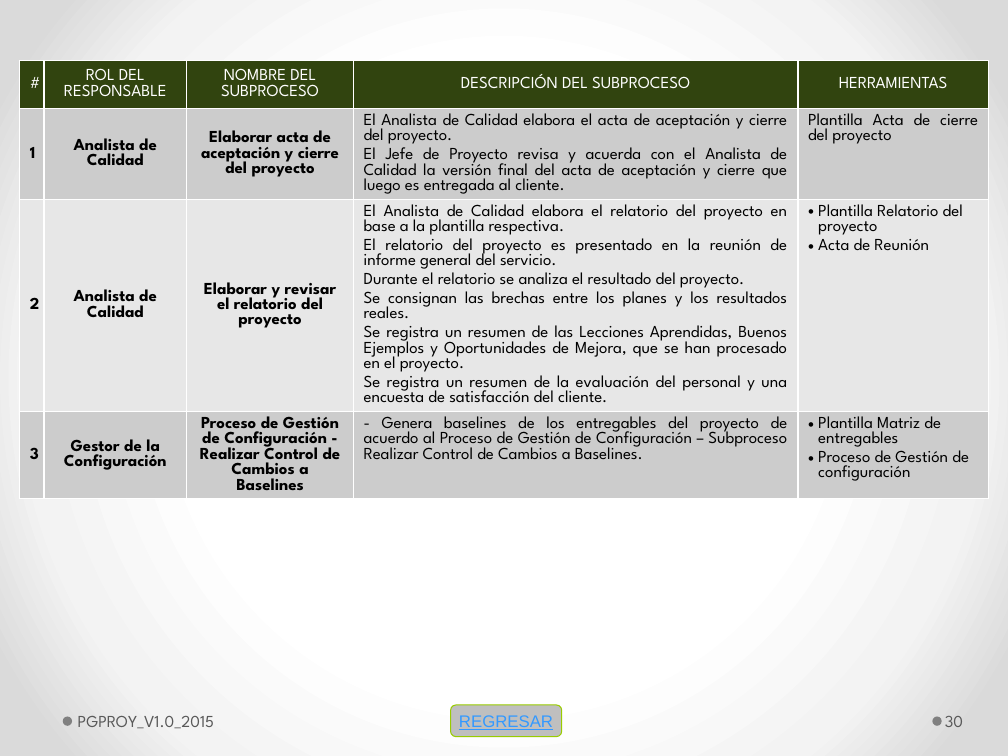
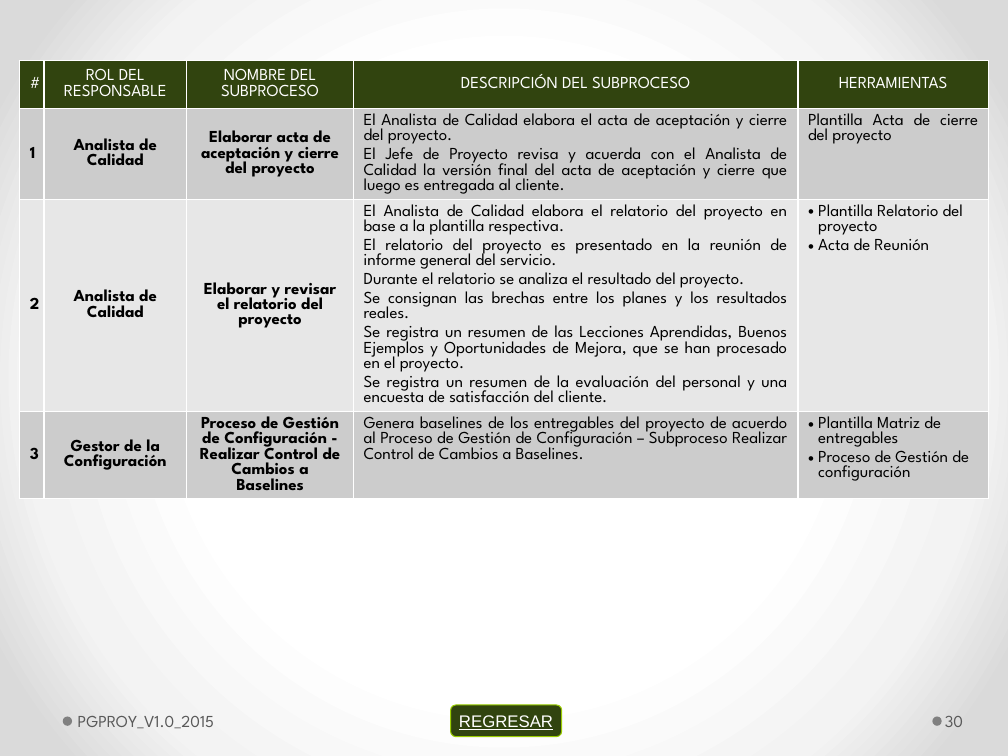
Before and after one commit to lowrider80/UTP-GPS-ALARM, a slide deck: slide 30 of Area_de_Proceso-_PP-PMC/PGPROY_V1.0_2015.pptx. Drawn at 1008x756 pixels with LibreOffice and Linux fonts; fonts in the diff are those of the drawing. Boxes give left, top, right and bottom in pixels: in the first picture for what was removed or moved away, otherwise in the second. Text is boxed around its words. In the diff, an @@ line names an element or a change of style, - is before the commit and + after.

Commit message:
Proceso de Gestion
Proceso de Gestion

```diff
--- a/Area_de_Proceso-_PP-PMC/PGPROY_V1.0_2015.pptx
+++ b/Area_de_Proceso-_PP-PMC/PGPROY_V1.0_2015.pptx
@@ table at [20, 60, 989, 669] @@
-row 4, column 4: - Genera baselines de los entregables del proyecto de acuerdo al Proceso de Gestión de Configuración – Subproceso Realizar Control de Cambios a Baselines.
+row 4, column 4: Genera baselines de los entregables del proyecto de acuerdo al Proceso de Gestión de Configuración – Subproceso Realizar Control de Cambios a Baselines.
@@ rounded rectangle "REGRESAR" at [451, 705, 561, 736]: text colour #3399FF to #FFFFFF; fill #BFBFBF to #314410 @@
```
Also in this commit, not shown: 13 other slides changed.
